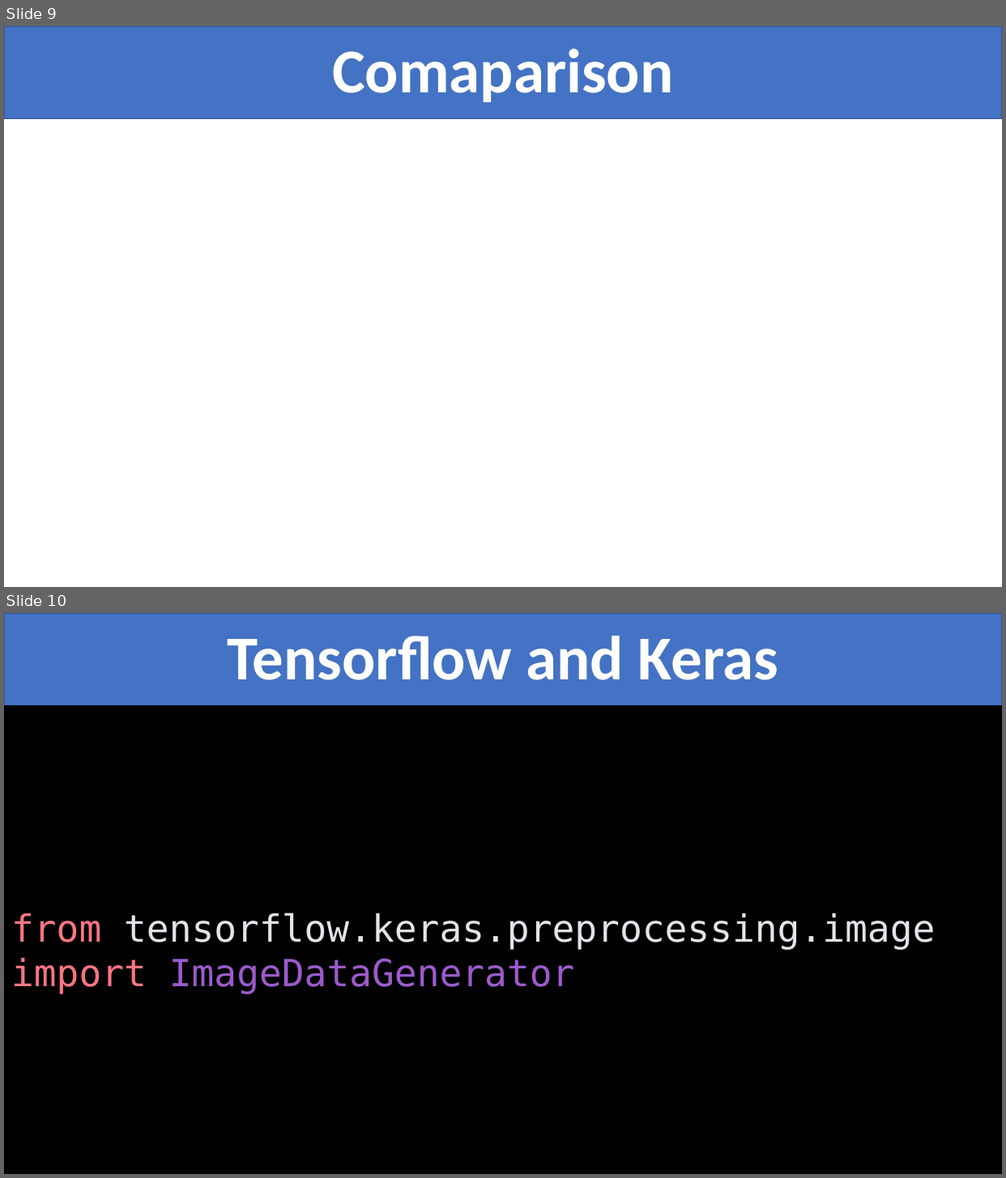
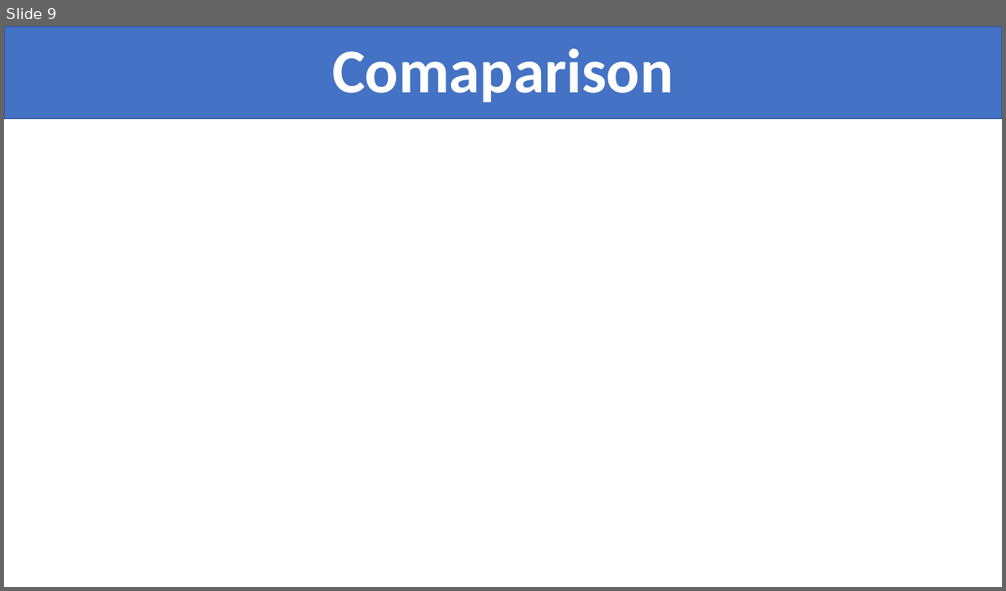
Before and after one commit to VinhDevNguyen/Tensorflow_Seminar, a slide deck: Template/Slide_Template.pptx. Shown one above the other, each under a label of ours: slides 9 and 10 before the commit, slide 9 after it. The pictures are 1006x1178 and 1006x591 pixels, drawn with LibreOffice and Linux fonts; fonts in the diff are those of the drawing. Boxes give left, top, right and bottom in pixels: in the first picture for what was removed or moved away, otherwise in the second. Text is boxed around its words. In the diff, an @@ line names an element or a change of style, - is before the commit and + after.

```diff
--- a/Template/Slide_Template.pptx
+++ b/Template/Slide_Template.pptx
@@ slide 10 removed at (4,613,1002,1174), background #FFFFFF @@
@@ rectangle removed at (4,613,1002,705) @@
@@ text removed at (227,636,779,680) @@
-Tensorflow and Keras
@@ rectangle removed at (4,706,1002,1174) @@
@@ text removed at (11,913,935,995) @@
-from tensorflow.keras.preprocessing.image
-import ImageDataGenerator
```
Also in this commit, not shown: 10 other slides removed.
